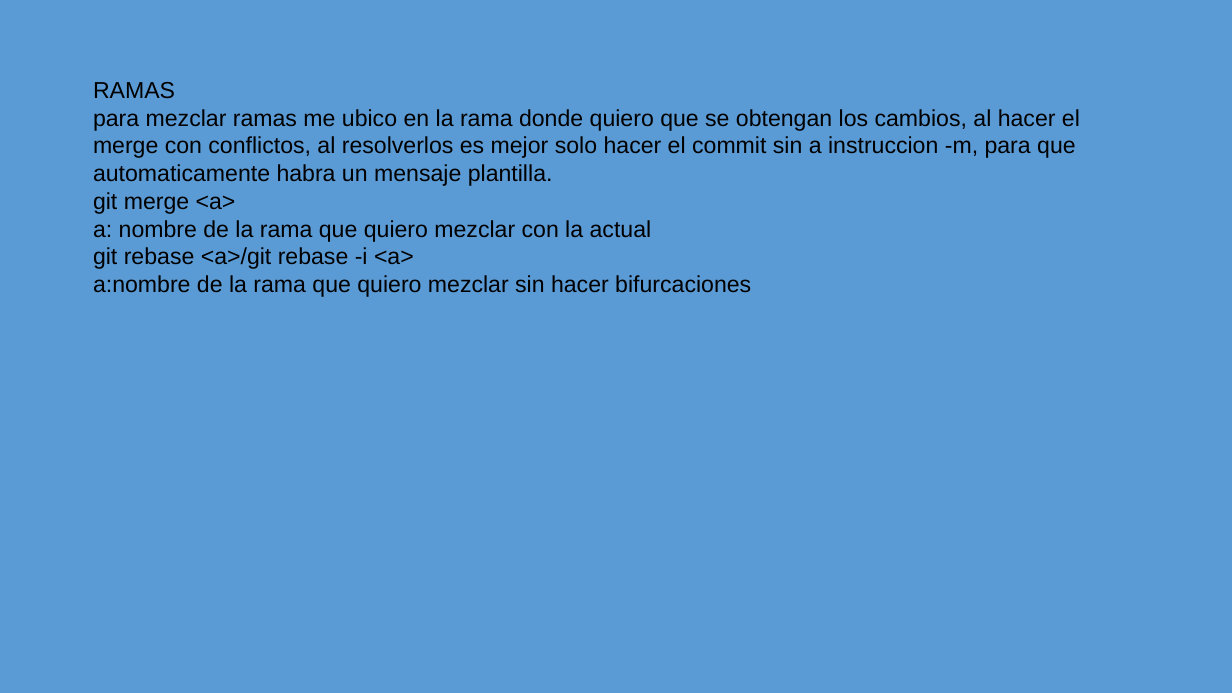
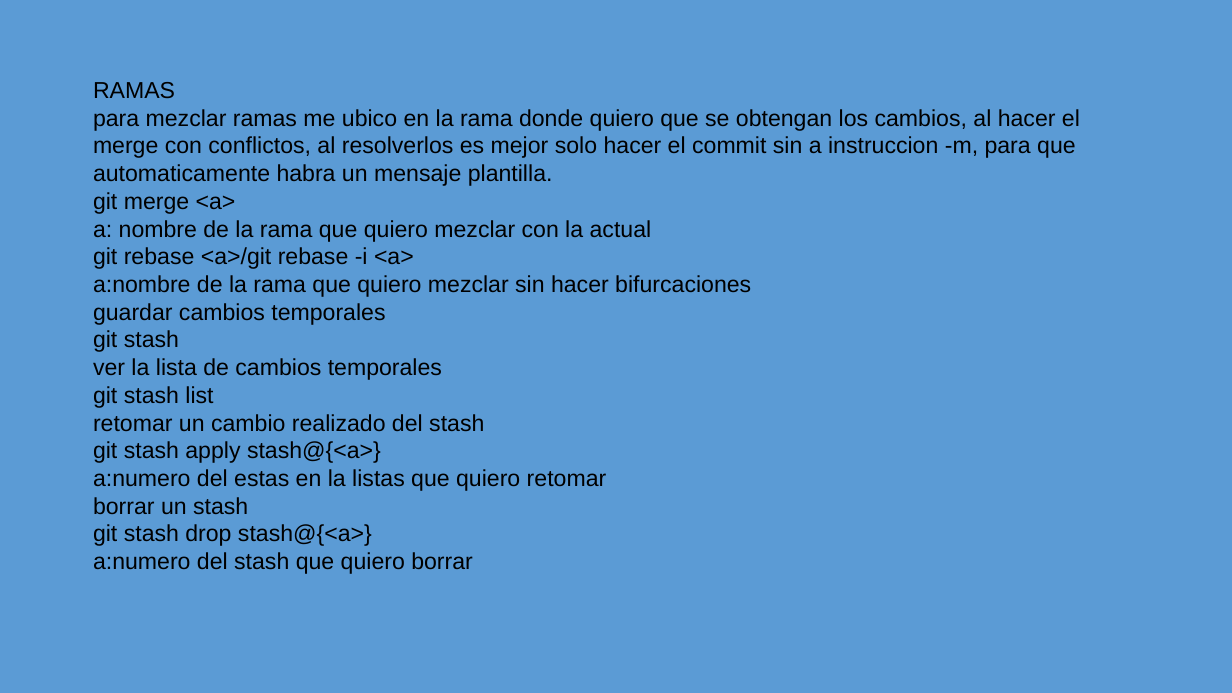
Before and after one commit to camaviga11/cursoGITv2, a slide deck: slide 6 of presentasionComandos.pptx. Drawn at 1232x693 pixels with LibreOffice and Linux fonts; fonts in the diff are those of the drawing. Boxes give left, top, right and bottom in pixels: in the first picture for what was removed or moved away, otherwise in the second. Text is boxed around its words. In the diff, an @@ line names an element or a change of style, - is before the commit and + after.

Commit message:
cambio en los comandos hasta (stash)pptx

```diff
--- a/presentasionComandos.pptx
+++ b/presentasionComandos.pptx
@@ text at (93, 303, 607, 574): paragraphs added @@
+guardar cambios temporales
+git stash
+ver la lista de cambios temporales
+git stash list
+retomar un cambio realizado del stash
+git stash apply stash@{<a>}
+a:numero del estas en la listas que quiero retomar
+borrar un stash
+git stash drop stash@{<a>}
+a:numero del stash que quiero borrar
```
